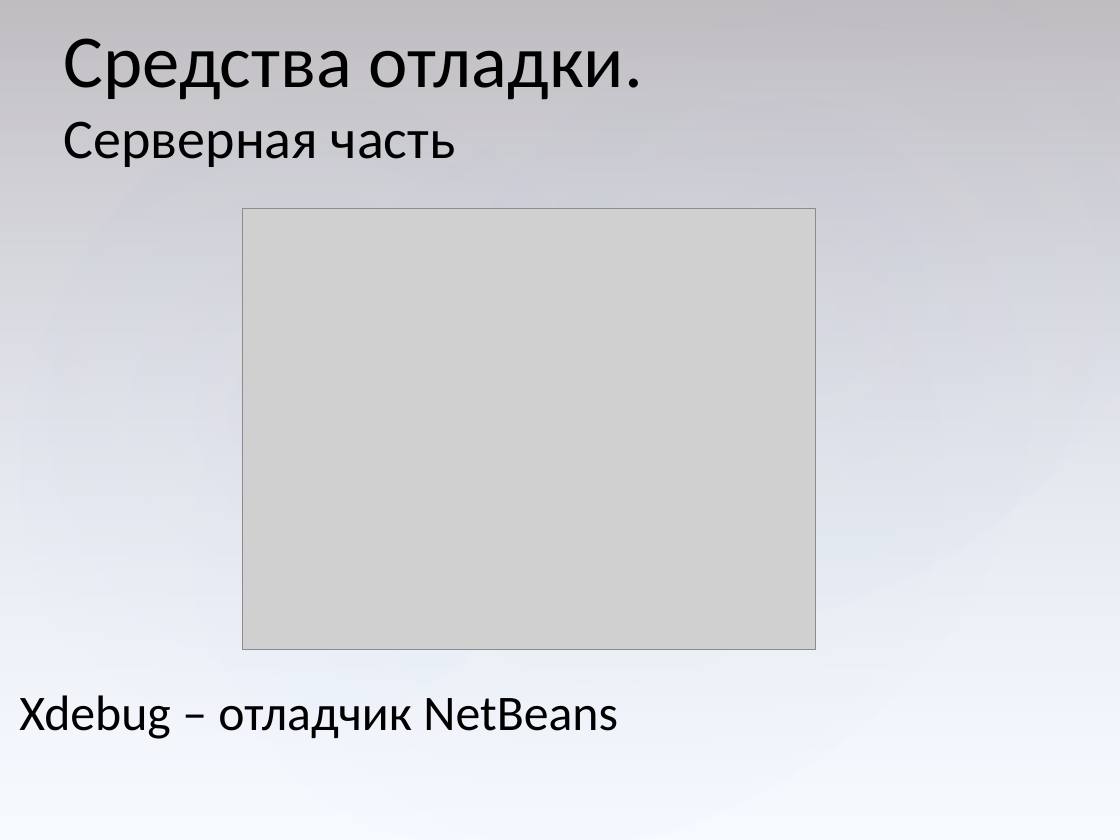
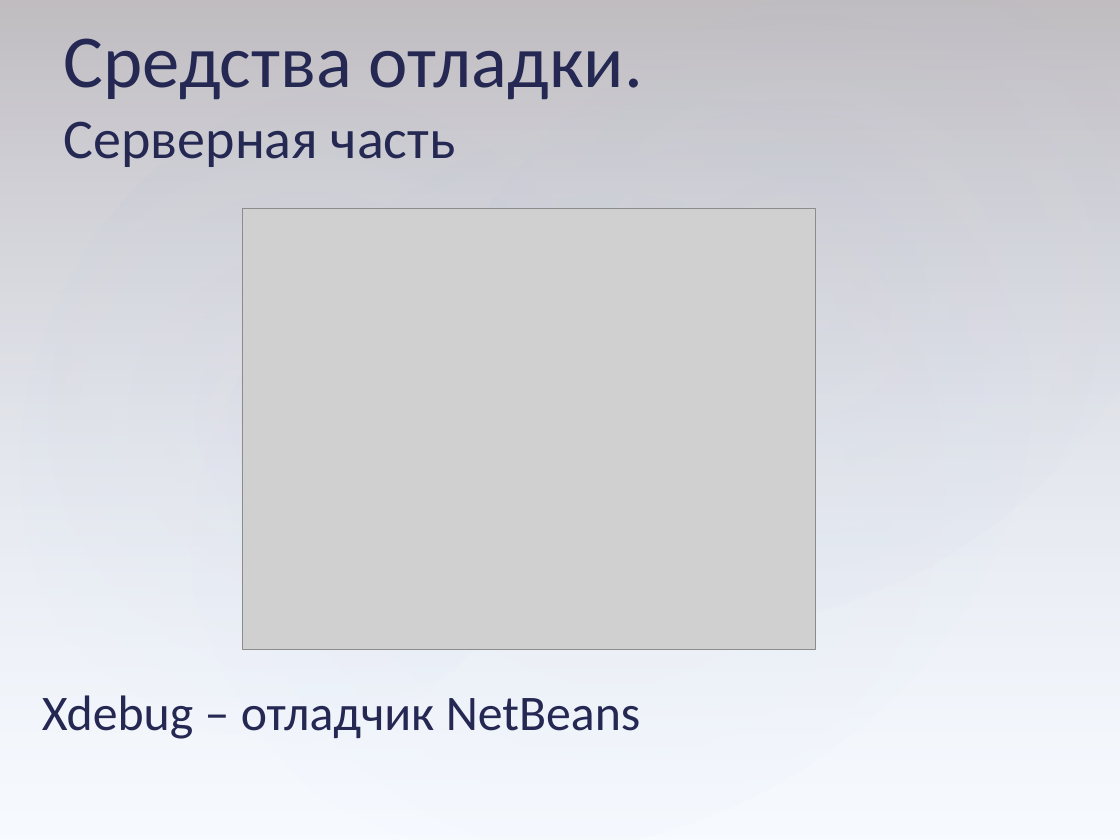
Before and after one commit to serpikovs/in40, a slide deck: slide 15 of !docs/common.pptx. Drawn at 1120x840 pixels with LibreOffice and Linux fonts; fonts in the diff are those of the drawing; grey boxes stand for pictures. Boxes give left, top, right and bottom in pixels: in the first picture for what was removed or moved away, otherwise in the second. Text is boxed around its words. In the diff, an @@ line names an element or a change of style, - is before the commit and + after.

```diff
--- a/!docs/common.pptx
+++ b/!docs/common.pptx
@@ text "Средства отладки." at [64,38,643,167]: text colour #000000 to #242852 @@
@@ text "Xdebug – отладчик NetBeans" at [42,695,641,739]: text colour #000000 to #242852 @@
@@ text "Xdebug – отладчик NetBeans": place and size @@
-text "Xdebug – отладчик NetBeans" at [19,695,618,739]
+text "Xdebug – отладчик NetBeans" at [42,695,641,739]
```
Also in this commit, not shown: 34 other slides changed.
